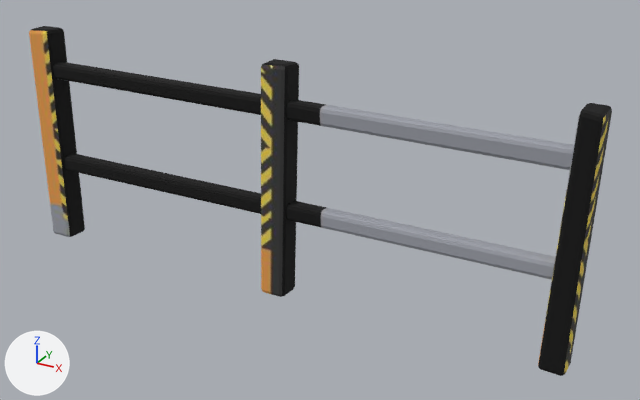
The glTF model models/props/fence.glb, before and after one commit.
Both versions are drawn from a 50 mm camera at (1.48, -2.39, 1.59) aimed at (0.14, 0.05, 0.37). Every picture has the same lights, and +X, +Y and +Z are marked at lower left. The older version comes first. Vertices at exactly the same position are counted once.

Objects in the first picture: 'fence'.
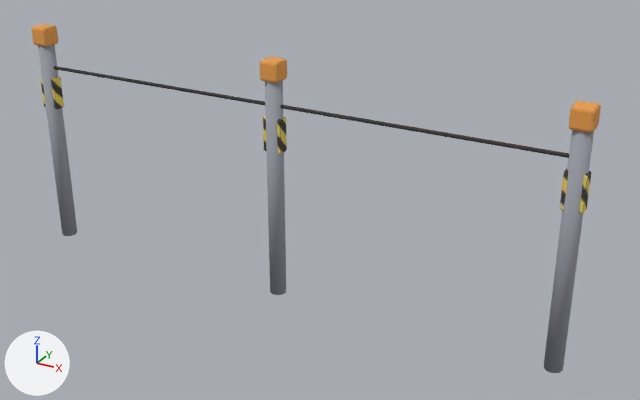
Diff of the bpy script that builds the scene:
```diff
--- a/models/props/fence.glb.py
+++ b/models/props/fence.glb.py
@@ me_box @@
 # used by ob_fence; location = (0.0, 0.0, 0.0)
-me_box.from_pydata(...)  # 280 vertices, 540 faces; spans x -1.05..1.06, y -0.05..0.05, z 0.0..0.85
+me_box.from_pydata(...)  # 440 vertices, 840 faces; spans x -1.03..1.04, y -0.04..0.04, z 0.0..0.86
+# me_box part 1: a new loose piece, an 8-sided cylinder along z spanning x -1.03..-0.97, y -0.03..0.03, z 0.0..0.8, in mat_fence_baked
+# me_box part 2: a new loose piece, an 8-sided cylinder along z spanning x -0.03..0.03, y -0.03..0.03, z 0.0..0.8, in mat_fence_baked
+# me_box part 3: the loose piece of 56 vertices spanning x -1.05..1.05, y -0.03..0.03, z 0.29..0.37 is multiplied about its middle by the matrix ((0.0, 1.321, -0.013), (-0.013, 0.006, 1.289), (0.028, 0.001, 0.001)), then moved by (0.0, 0.0, 0.49)
+# me_box part 4: the loose piece of 56 vertices spanning x -0.05..0.08, y -0.05..0.05, z 0.0..0.85 is multiplied about its middle by the matrix ((-0.035, 0.866, -0.002), (-0.422, 0.01, 0.012), (0.002, 0.005, 0.138)), then moved by (-0.01, 0.0, 0.17)
+# me_box part 5: a new loose piece, an 8-sided cylinder along z spanning x 0.97..1.03, y -0.03..0.03, z 0.0..0.8, in mat_fence_baked
+# me_box part 6: the loose piece of 56 vertices spanning x 0.96..1.06, y -0.05..0.05, z 0.0..0.85 is multiplied about its middle by the matrix ((0.025, 0.737, 0.003), (-0.927, 0.011, 0.028), (0.004, -0.001, 0.071)), then moved by (-0.01, 0.0, 0.4)
+# me_box part 7: the loose piece of 56 vertices spanning x -1.05..1.05, y -0.03..0.03, z 0.66..0.73 is copied, and the copy is scaled about its middle by (0.958, 0.137, 0.155); it spans x -1.0..1.0, y -0.01..0.01, z 0.69..0.71
+# me_box part 8: 5 vertices moved within x -1.03..-0.96, y -0.03..0.03, z 0.66..0.85; 105 vertices removed from x -1.05..1.05, y -0.05..0.05, z 0.0..0.85; 161 vertices added at x -1.03..1.04, y -0.04..0.04, z 0.54..0.86
 me_box.materials.append(mat_fence_baked)
```

What differs and where, as boxes [x1, y1, x2, y2] in the pictures (640 x 400 px; the box of a moved part takes in the faces that stretch with it):
'fence', reshaped: before [29, 26, 612, 376]; after [32, 24, 601, 373]
part 1 of me_box, added: after [38, 44, 77, 236]
part 2 of me_box, added: after [265, 80, 286, 295]
part 3 of me_box, moved or reshaped: before [64, 153, 555, 280]; after [260, 57, 287, 83]
part 4 of me_box, moved or reshaped: before [261, 59, 299, 297]; after [263, 116, 287, 154]
part 5 of me_box, added: after [544, 130, 594, 373]
part 6 of me_box, moved or reshaped: before [538, 103, 612, 376]; after [569, 101, 601, 133]
part 7 of me_box, added (mostly hidden): after [53, 66, 569, 158]
part 8 of me_box, moved or reshaped: before [29, 26, 574, 237]; after [32, 24, 591, 214]
